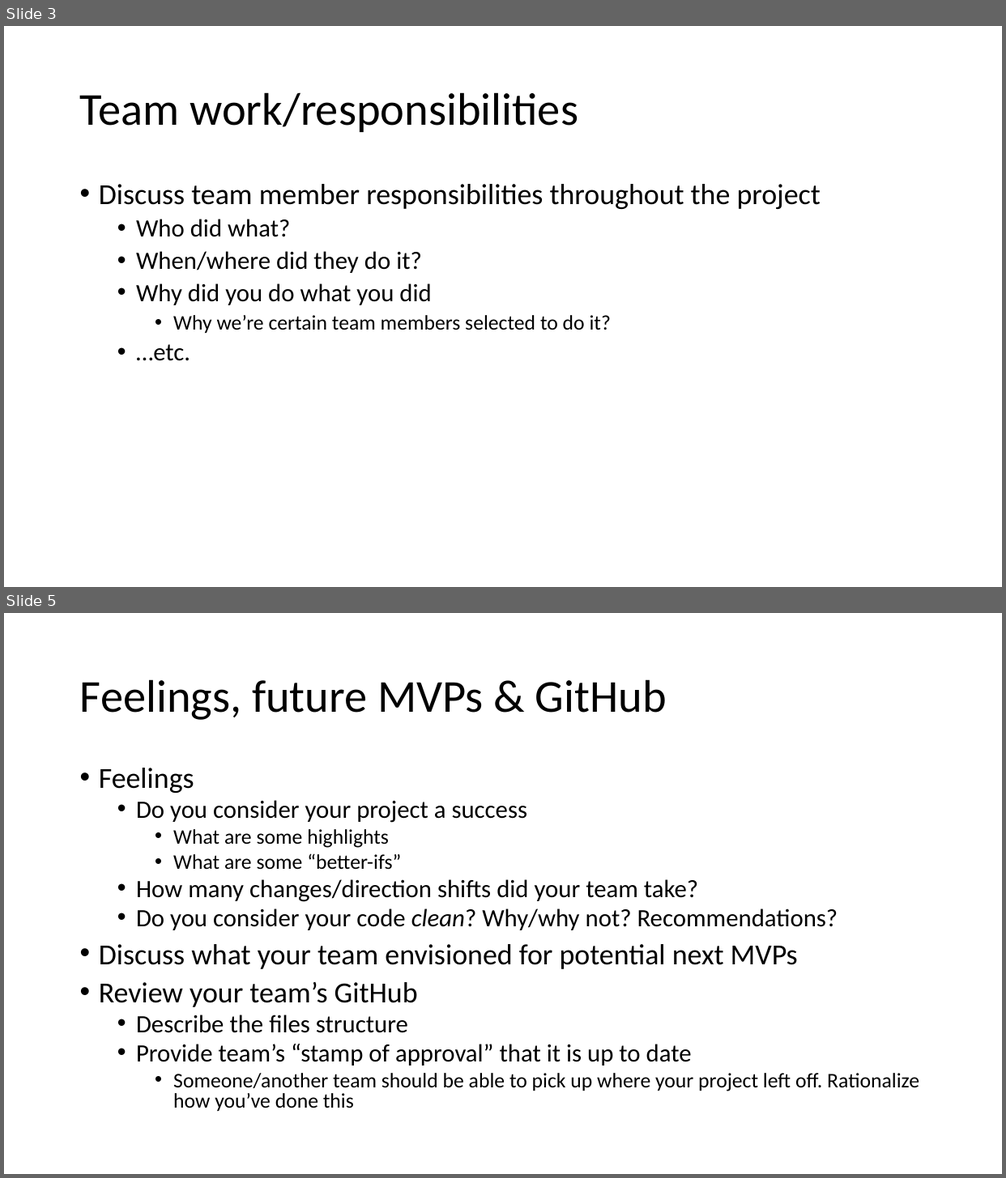
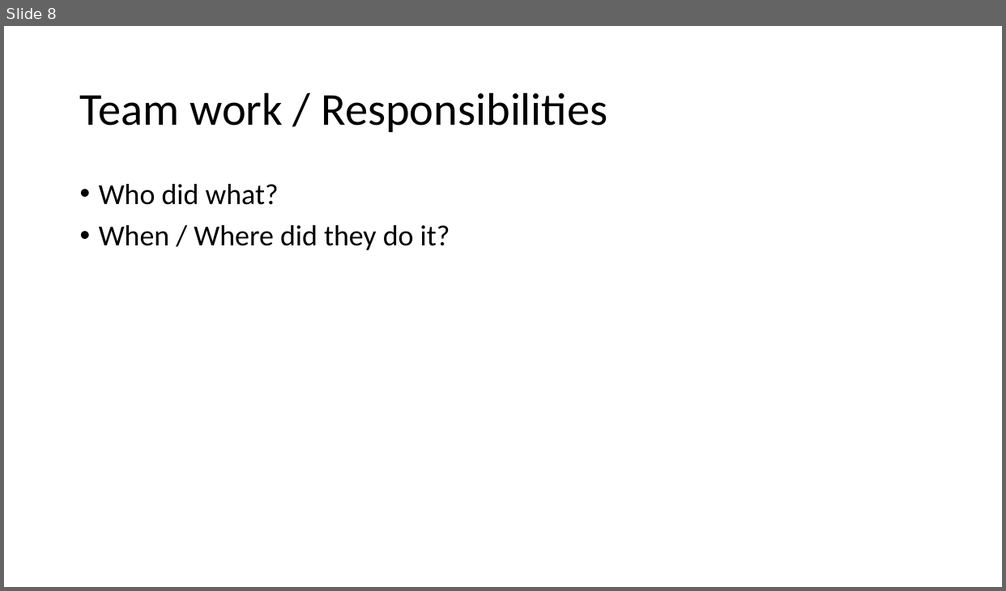
Before and after one commit to Jacobchapman99/ENSE-374-Group07-Project, a slide deck: Milestone4/Milestone 4.ppt. Shown one above the other, each under a label of ours: slides 3 and 5 before the commit, slide 8 after it; the slides between them are not shown. The pictures are 1006x1178 and 1006x591 pixels, drawn with LibreOffice and Linux fonts; fonts in the diff are those of the drawing. Boxes give left, top, right and bottom in pixels: in the first picture for what was removed or moved away, otherwise in the second. Text is boxed around its words. In the diff, an @@ line names an element or a change of style, - is before the commit and + after.

```diff
--- a/Milestone4/Milestone 4.ppt
+++ b/Milestone4/Milestone 4.ppt
@@ slide 5 removed at (4, 613, 1002, 1174), background #FFFFFF @@
@@ title removed at (80, 679, 667, 720) @@
-Feelings, future MVPs & GitHub
@@ text removed at (99, 768, 919, 1111) @@
-• Feelings
-  • Do you consider your project a success
-    • What are some highlights
-    • What are some “better-ifs”
-  • How many changes/direction shifts did your team take?
-  • Do you consider your code clean? Why/why not? Recommendations?
-• Discuss what your team envisioned for potential next MVPs
-• Review your team’s GitHub
-  • Describe the files structure
-  • Provide team’s “stamp of approval” that it is up to date
-    • Someone/another team should be able to pick up where your project left off. Rationalize how you’ve done this
@@ what was slide 3 is now slide 8 @@
@@ slide 8 changed as well @@
@@ title at (80, 92, 608, 132): text changed @@
-Team work/responsibilities
+Team work / Responsibilities
@@ text at (99, 184, 820, 209): paragraph removed @@
-• Discuss team member responsibilities throughout the project
@@ text at (99, 184, 279, 205): size 24 to 28 pt in "Who did what?"; list level 2 to 1 in "Who did what?" @@
@@ text at (99, 225, 450, 250): text changed; size 24 to 28 pt @@
-  • When/where did they do it?
-  • Why did you do what you did
-    • Why we’re certain team members selected to do it?
-  • …etc.
+• When / Where did they do it?
```
Also in this commit, not shown: 1 other slide changed, 25 slides added, 4 other slides removed.
